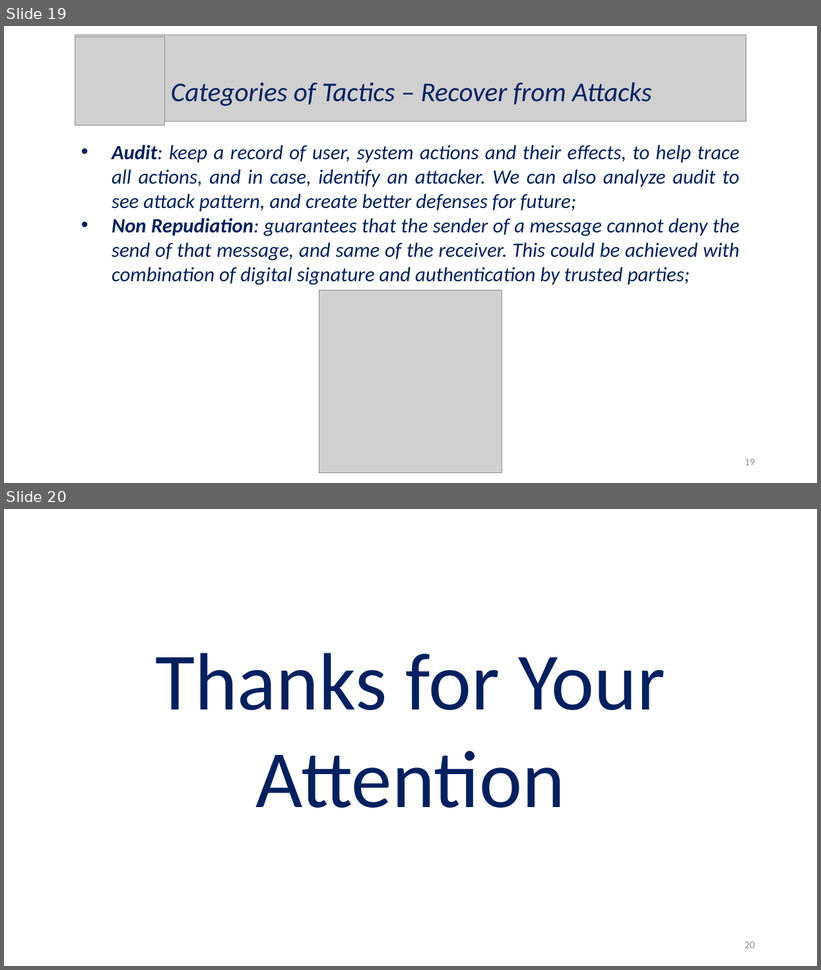
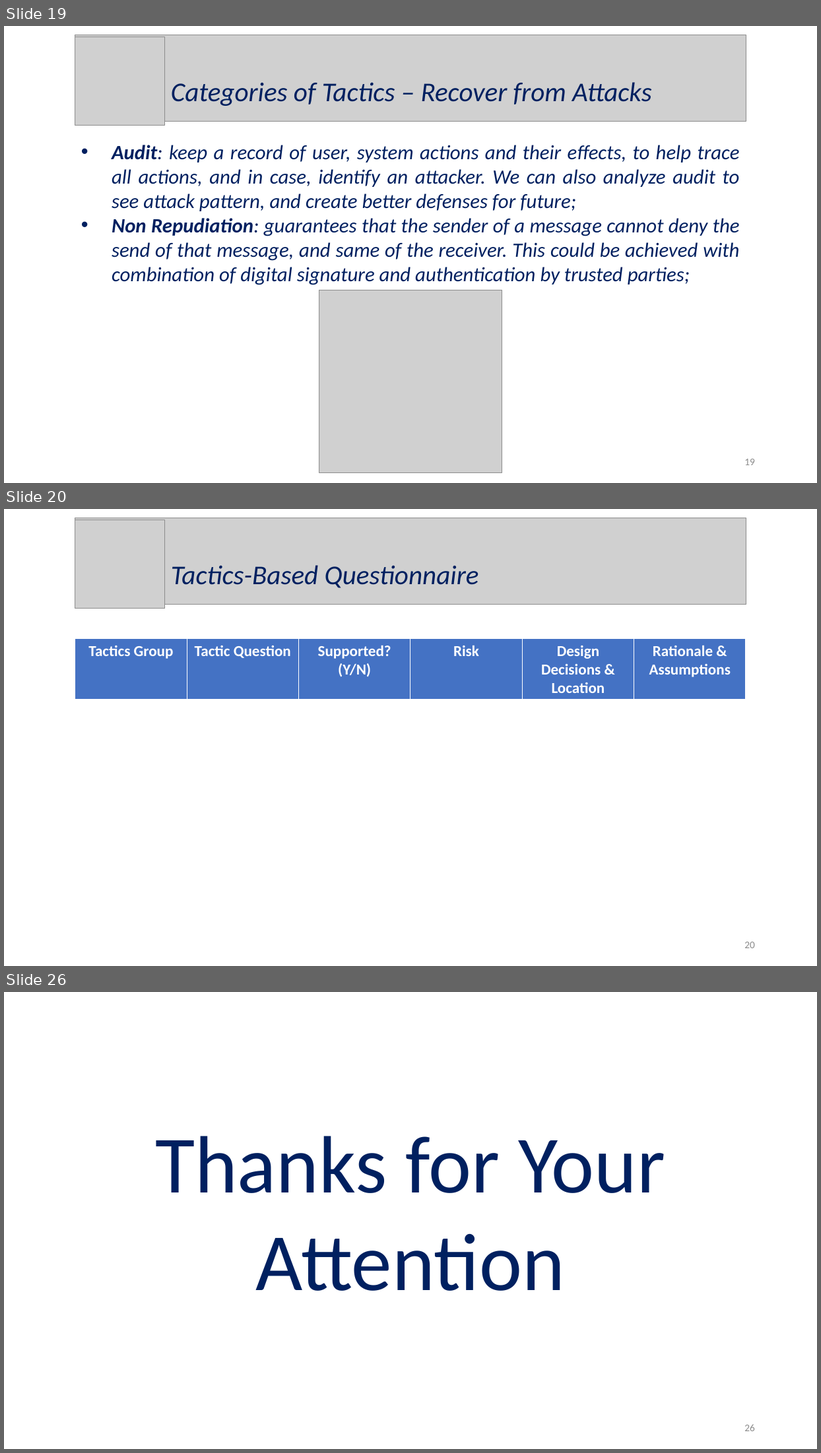
Before and after one commit to Wonderjack996/unimib-software-architecture, a slide deck: Approfondimento - Security/Presentazione - Savazzi - Alex.pptx. Shown one above the other, each under a label of ours: slides 19 and 20 before the commit, slides 19, 20 and 26 after it; the slides between them are not shown. The pictures are 821x970 and 821x1453 pixels, drawn with LibreOffice and Linux fonts; fonts in the diff are those of the drawing; grey boxes stand for pictures. Boxes give left, top, right and bottom in pixels: in the first picture for what was removed or moved away, otherwise in the second. Text is boxed around its words. In the diff, an @@ line names an element or a change of style, - is before the commit and + after.

```diff
--- a/Approfondimento - Security/Presentazione - Savazzi - Alex.pptx
+++ b/Approfondimento - Security/Presentazione - Savazzi - Alex.pptx
@@ slide 20 added at (4,509,817,966), background #FFFFFF @@
@@ picture added at (75,518,746,605) @@
@@ picture added at (75,520,165,609) @@
@@ text added at (171,565,479,588), 32 pt, text #002060, italic @@
+Tactics-Based Questionnaire
@@ table added at (75,639,745,700), 1 rows, 6 columns @@
+Tactics Group | Tactic Question | Supported? (Y/N) | Risk | Design Decisions & Location | Rationale & Assumptions
@@ page number added at (745,942,755,949), 12 pt, text #8C8C8C @@
+20
@@ what was slide 20 is now slide 26 @@
@@ page number at (745,1424,755,1432): text changed @@
-20
+26
```
Also in this commit, not shown: 5 other slides added.
